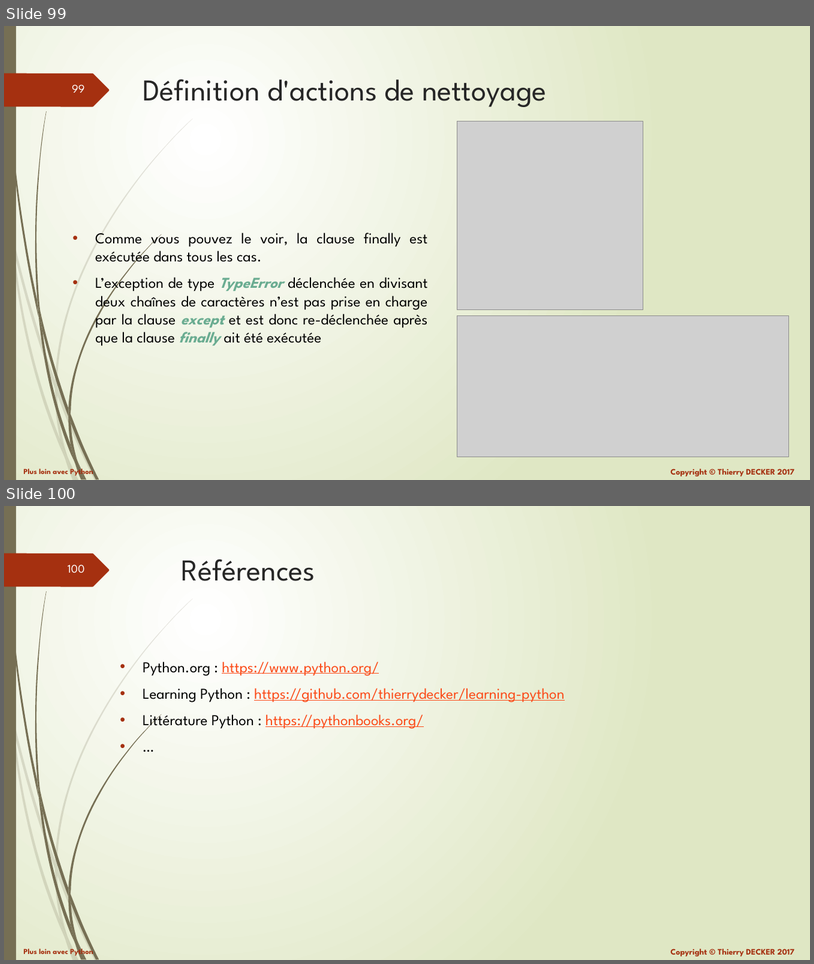
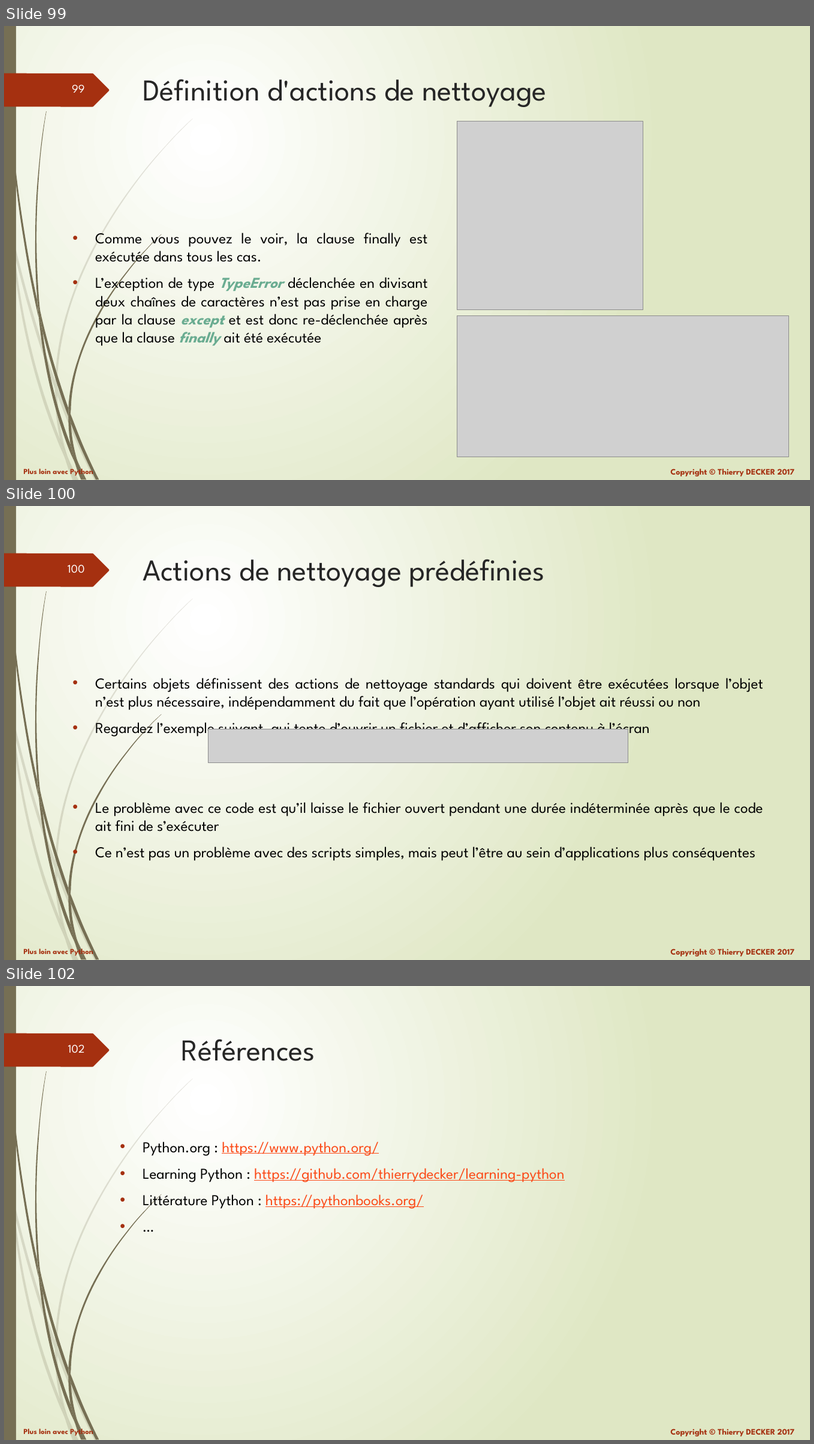
Before and after one commit to VikmanTheRacoon/learning-python, a slide deck: documentations/python-102.pptx. Shown one above the other, each under a label of ours: slides 99 and 100 before the commit, slides 99, 100 and 102 after it; the slides between them are not shown. The pictures are 814x964 and 814x1444 pixels, drawn with LibreOffice and Linux fonts; fonts in the diff are those of the drawing; grey boxes stand for pictures. Boxes give left, top, right and bottom in pixels: in the first picture for what was removed or moved away, otherwise in the second. Text is boxed around its words. In the diff, an @@ line names an element or a change of style, - is before the commit and + after.

```diff
--- a/documentations/python-102.pptx
+++ b/documentations/python-102.pptx
@@ slide 100 added at (4,506,810,960), background gradient #FFFFFF to #DFE8C4; not listed: 27 template elements that a slide beside it also shows @@
@@ title added at (143,559,545,587), 36 pt, text #262626 @@
+Actions de nettoyage prédéfinies
@@ text added at (95,678,764,861), 18 pt, text #000000 @@
+• Certains objets définissent des actions de nettoyage standards qui doivent être exécutées lorsque l’objet n’est plus nécessaire, indépendamment du fait que l’opération ayant utilisé l’objet ait réussi ou non
+• Regardez l’exemple suivant, qui tente d’ouvrir un fichier et d’afficher son contenu à l’écran
+• Le problème avec ce code est qu’il laisse le fichier ouvert pendant une durée indéterminée après que le code ait fini de s’exécuter
+• Ce n’est pas un problème avec des scripts simples, mais peut l’être au sein d’applications plus conséquentes
@@ picture added at (209,729,629,762) @@
@@ what was slide 100 is now slide 102 @@
@@ page number at (68,1045,85,1053): text changed @@
-100
+102
```
Also in this commit, not shown: 1 other slide added, 1 other file.
